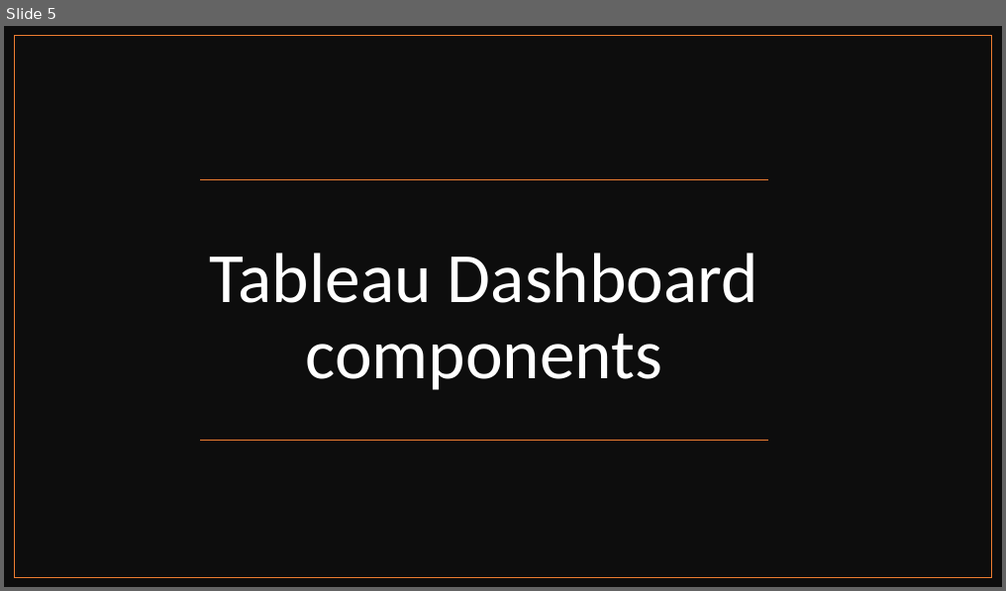
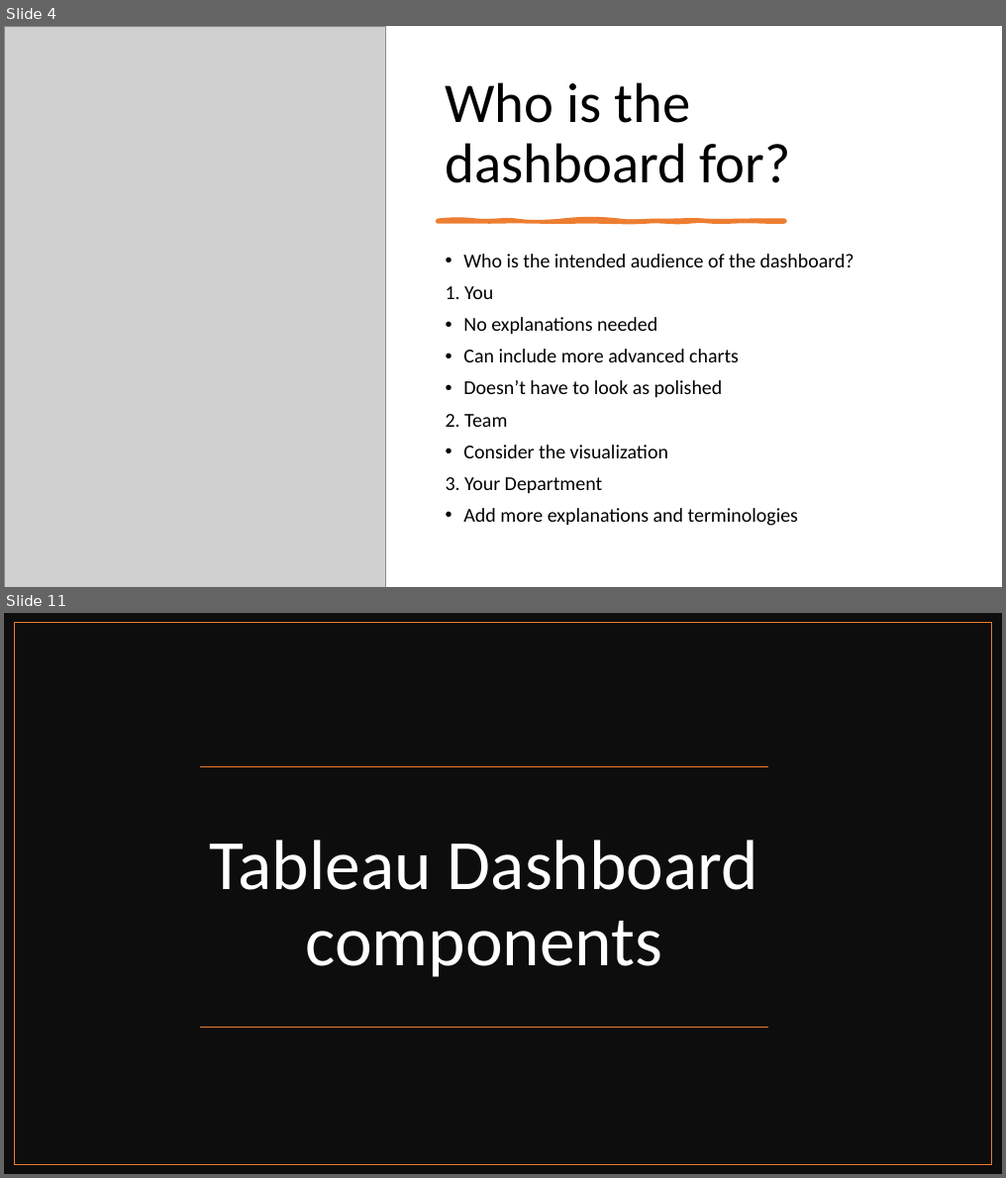
Before and after one commit to akchaudhary57/Job-Ready-Data-Analyst-Course-in-90-Days, a slide deck: Tableau for Visualization/PPT/Interactive Tableau Dashboard.pptx. Shown one above the other, each under a label of ours: slide 5 before the commit, slides 4 and 11 after it; the slides between them are not shown. The pictures are 1006x591 and 1006x1178 pixels, drawn with LibreOffice and Linux fonts; fonts in the diff are those of the drawing; grey boxes stand for pictures. Boxes give left, top, right and bottom in pixels: in the first picture for what was removed or moved away, otherwise in the second. Text is boxed around its words. In the diff, an @@ line names an element or a change of style, - is before the commit and + after.

```diff
--- a/Tableau for Visualization/PPT/Interactive Tableau Dashboard.pptx
+++ b/Tableau for Visualization/PPT/Interactive Tableau Dashboard.pptx
@@ slide 4 added at bbox=[4, 26, 1002, 587], background #FFFFFF @@
@@ picture added at bbox=[4, 26, 385, 587] @@
@@ title added at bbox=[446, 82, 791, 183], 54 pt, text #000000 @@
+Who is the dashboard for?
@@ freeform shape added at bbox=[438, 221, 785, 222], fill #ED7D31, outline #ED7D31 3.5 pt @@
@@ text added at bbox=[446, 254, 854, 526], 19 pt, text #000000 @@
+• Who is the intended audience of the dashboard?
+1. You
+• No explanations needed
+• Can include more advanced charts
+• Doesn’t have to look as polished
+2. Team
+• Consider the visualization
+3. Your Department
+• Add more explanations and terminologies
@@ what was slide 5 is now slide 11 @@
```
Also in this commit, not shown: 1 slide changed, 6 other slides added, 1 slide removed, 1 other file.
